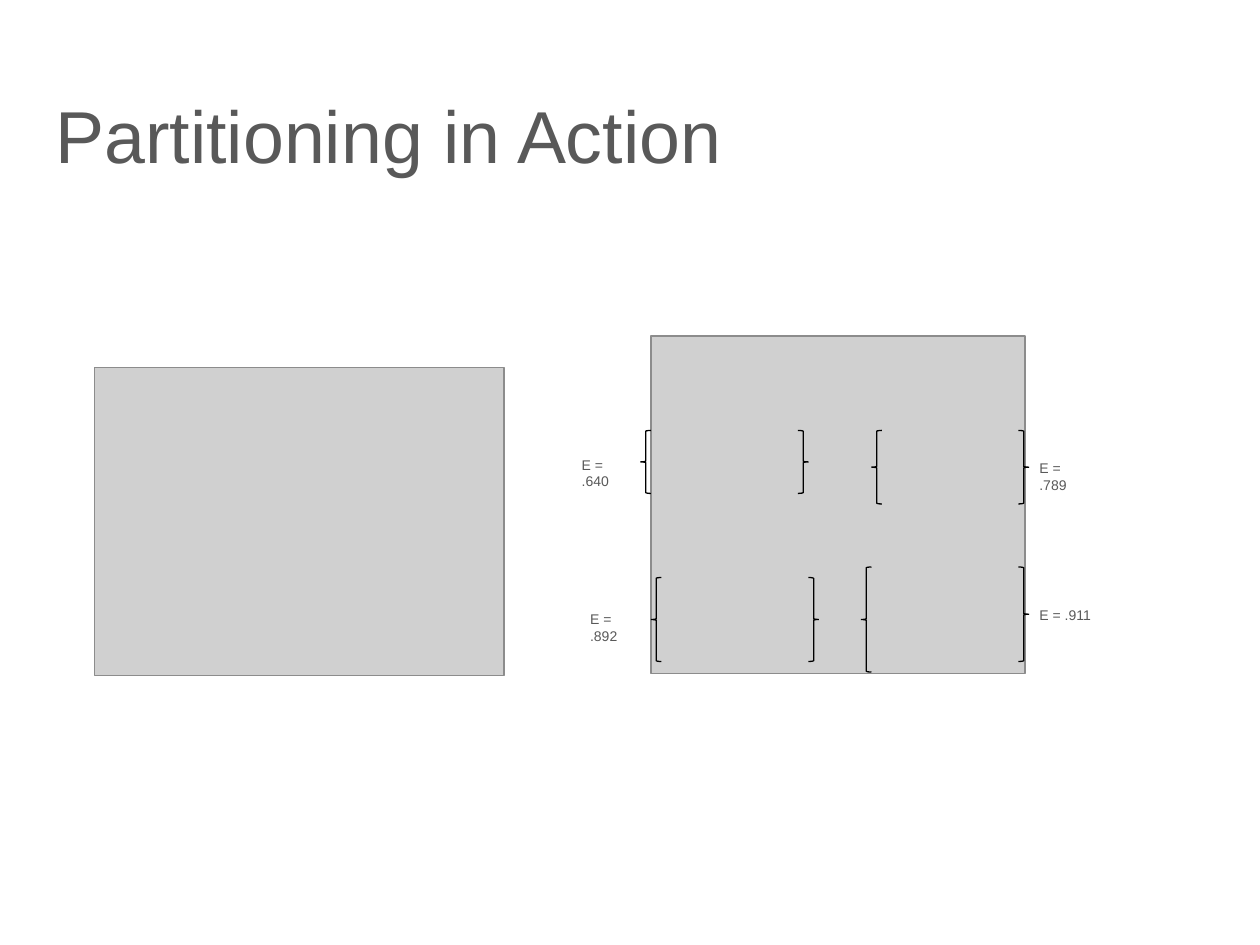
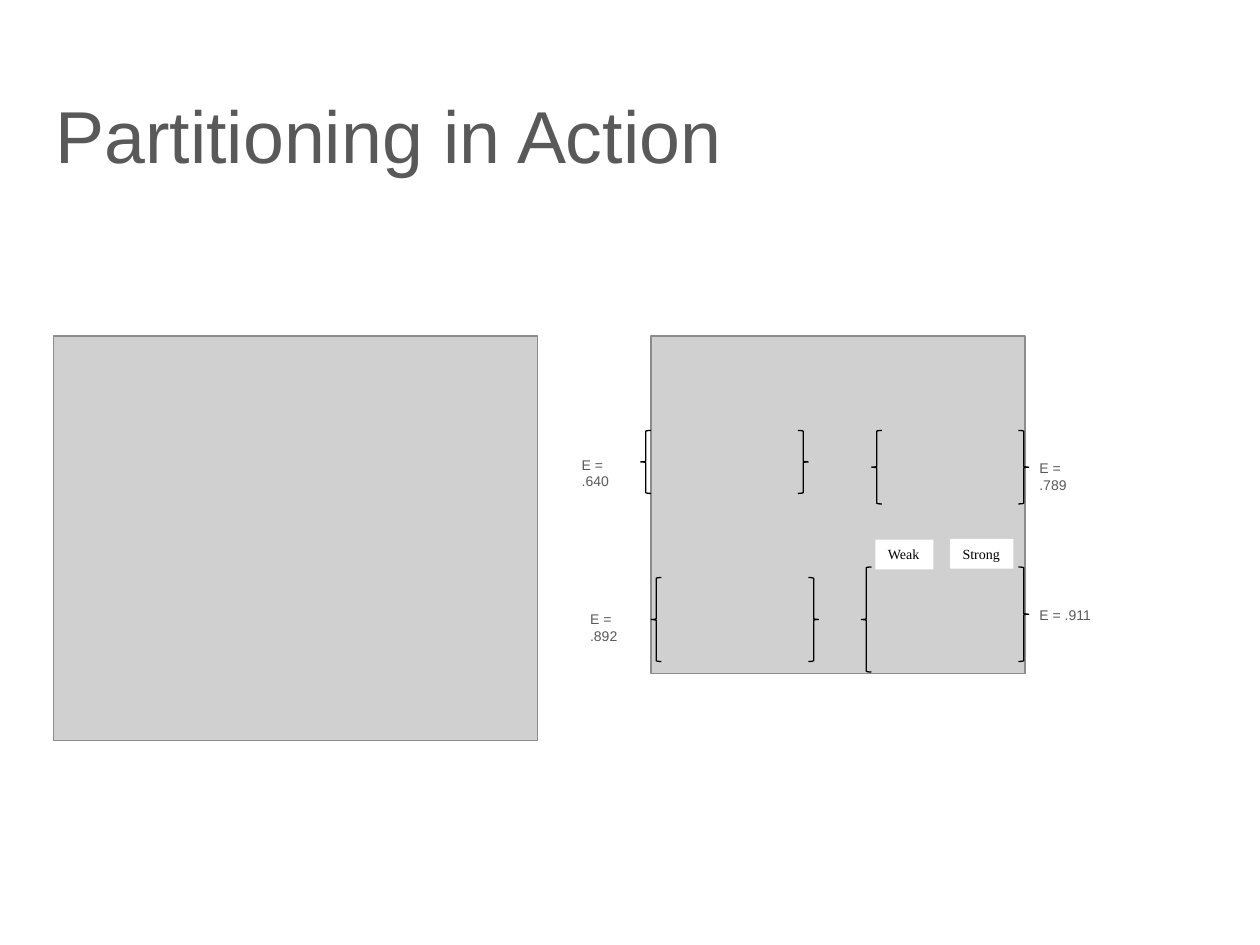
Before and after one commit to lutzhamel/CSC310, a slide deck: slide 19 of notes/06-machine-learning-basics-1.pptx. Drawn at 1260x945 pixels with LibreOffice and Linux fonts; fonts in the diff are those of the drawing; grey boxes stand for pictures. Boxes give left, top, right and bottom in pixels: in the first picture for what was removed or moved away, otherwise in the second. Text is boxed around its words. In the diff, an @@ line names an element or a change of style, - is before the commit and + after.

```diff
--- a/notes/06-machine-learning-basics-1.pptx
+++ b/notes/06-machine-learning-basics-1.pptx
@@ picture: place and size @@
-picture at <box>94,368,504,675</box>
+picture at <box>53,336,537,741</box>
@@ rectangle added at <box>876,539,934,570</box>, fill #FFFFFF, 8 pt, text #000000 @@
+Weak
@@ rectangle added at <box>950,539,1013,570</box>, fill #FFFFFF, 8 pt, text #000000 @@
+Strong
```
Also in this commit, not shown: 11 other slides changed, 2 slides added, 14 other files.
